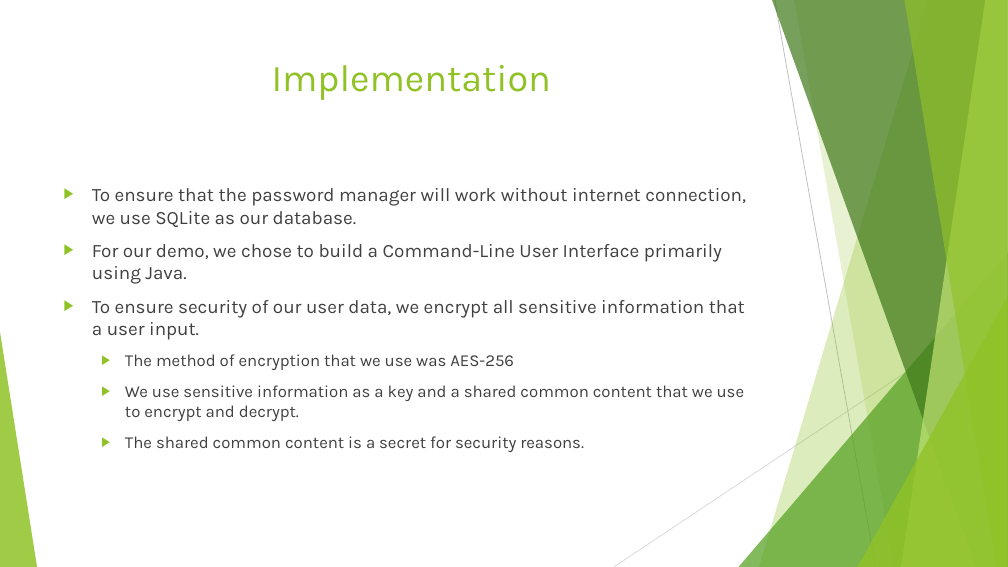
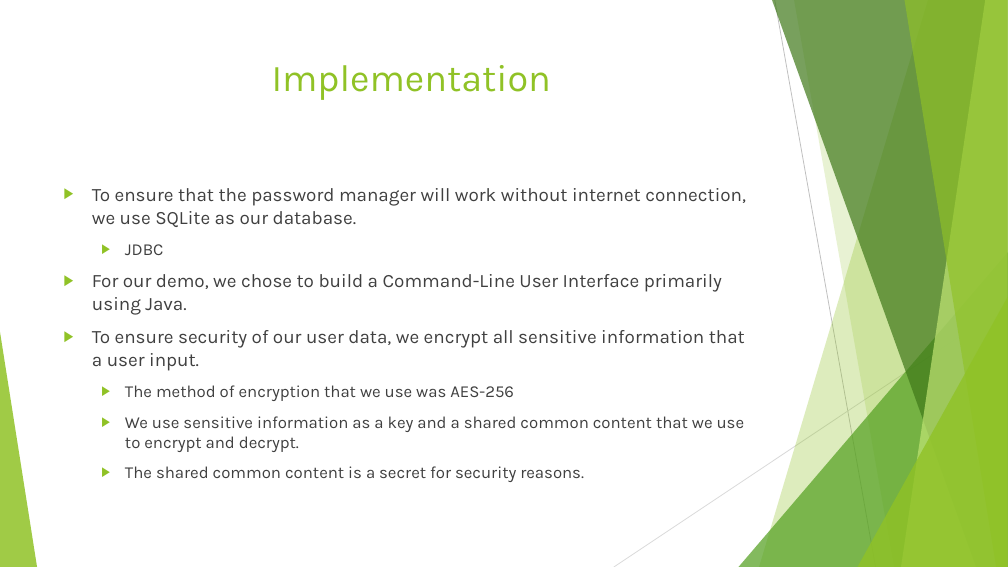
Before and after one commit to Anghagaed/Database-Project, a slide deck: slide 6 of Password Manager PPPT.pptx. Drawn at 1008x567 pixels with LibreOffice and Linux fonts; fonts in the diff are those of the drawing. Boxes give left, top, right and bottom in pixels: in the first picture for what was removed or moved away, otherwise in the second. Text is boxed around its words. In the diff, an @@ line names an element or a change of style, - is before the commit and + after.

```diff
--- a/Password Manager PPPT.pptx
+++ b/Password Manager PPPT.pptx
@@ text at box(125, 244, 163, 255): paragraph added @@
+  ▶ JDBC
```
Also in this commit, not shown: 1 other file.
